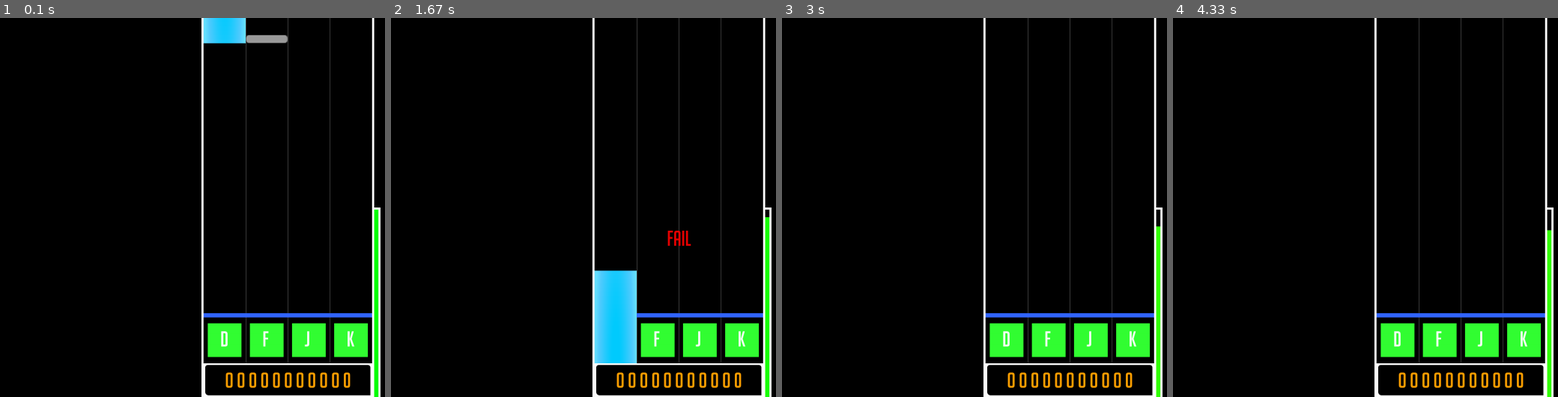
Above: before the commit, frames 1-4 (left to right).
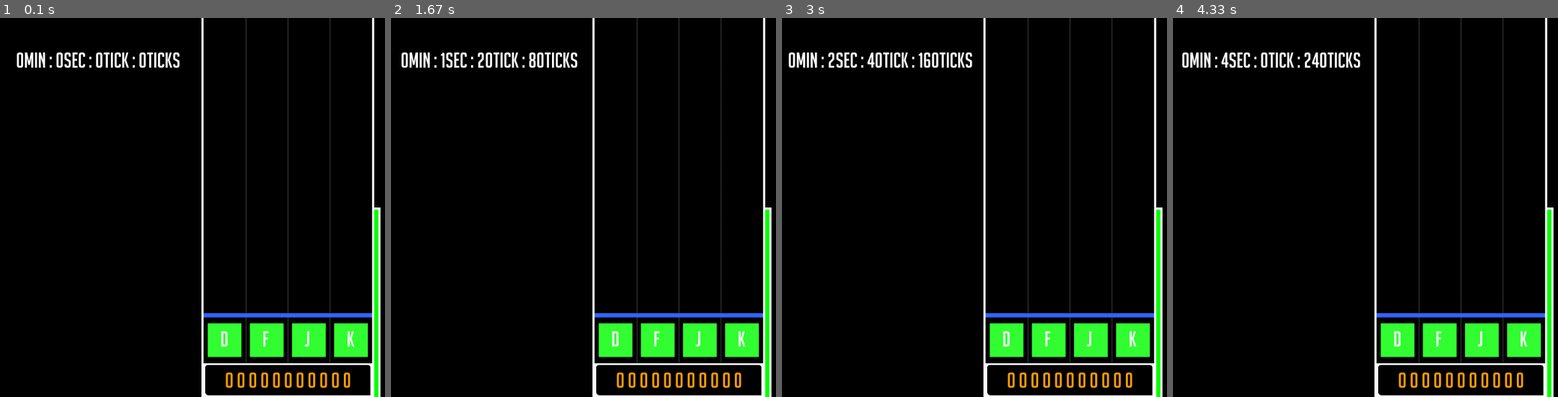
Above: after the commit, the same moments.

Repository: DeltaFrog1407/DELTABEAT
Game: pygame game, started from import pygame.py
The game is run twice, just before and just after one commit, with the same random seed, the same clock (stepped at 60 frames per second) and the same inputs.
Inputs:
- Up to frame 1 (0.1 s): no input
- Up to frame 2 (1.67 s): hold P 0.33-0.8 s; hold M 0.83-1.3 s
- Up to frame 3 (3 s): tap D at 2.33 s
- Up to frame 4 (4.33 s): no input

The runs differ from the first frame. In frame 1, 1.9% of the frame differs, in the area x 4-75%, y 0-14%; in frame 2, 4.0%, in the area x 2-99%, y 9-92%; in frame 3, 1.6%; in frame 4, 1.6%.

Commit message:
리듬게임 만들기 9
타이밍에 맞춰서 노트를 흘려보냅니다.
단, 구조상 pygame에서 프레임 저하가 일어나면 노트가 늦게 내려오는데, 그것을 제어하는 방법을 연구합니다.

Diff:
--- a/import pygame.py
+++ b/import pygame.py
@@ -25,6 +25,8 @@
 FRAME_HEIGHT = 900
 LINE_WIDTH = 5
 KEY_SPACE = 10
+
+
 
 class Note(): # 노트 클래스
     def __init__(self, lane, speed):
@@ -43,7 +45,7 @@
         screen.blit(self.image, self.rect)
 
     def update(self): # 노트 떨어트리기(스피드)
-        self.rect.y += self.speed
+        self.rect.y += (self.speed*FPS/60)
         self.decesion = self.rect.y + 20
 
     def out_of_screen(self): # 노트가 화면 밖에 나갈 때 삭제
@@ -141,8 +143,16 @@
         self.pressed_j = False
         self.pressed_k = False
 
-        self.notes_0.append(Note_long(0, 10, 40))
-        self.notes_1.append(Note(1, 10))
+        music_path = resource_path("Children_Record.wav")
+        pygame.mixer.music.load(music_path)
+        self.music_play = False
+        self.sec = 0
+        self.min = 0
+        self.tick = 0
+        self.ticks = 0
+        self.notes_0.append(Note(0, 15))
+
+
 
     def note_decesion(self, note_ypos, line): # 노트 판정
         self.gap = abs(note_ypos - line) # 노트와 판정선의 차잇값의 절댓값
@@ -185,9 +195,19 @@
 
 
     def run_logic(self):
+
+        if self.music_play == True:
+            self.ticks += 1
+            self.tick += 1
+            if self.tick == 60:
+                self.sec += 1
+                self.tick = 0
+            if self.sec == 60:
+                self.sec = 0
+                self.min += 1
         # 롱노트 D
         for note in self.notes_0:
-            if self.pressed_d == True and note.type == 1 and abs(self.notes_0[0].decesion - FRAME_HEIGHT*7/9 + 5) < 20:
+            if self.pressed_d == True and note.type == 1 and abs(self.notes_0[0].decesion - FRAME_HEIGHT*7/9 + 5) < 40:
                 note.boom()
                 if note.length == 0:
                     del self.notes_0[0]
@@ -214,7 +234,7 @@
                     self.combo = 0
         #롱노트 F
         for note in self.notes_1:
-            if self.pressed_f == True and note.type == 1 and abs(self.notes_1[0].decesion - FRAME_HEIGHT*7/9 + 5) < 20:
+            if self.pressed_f == True and note.type == 1 and abs(self.notes_1[0].decesion - FRAME_HEIGHT*7/9 + 5) < 40:
                 note.boom()
                 if note.length == 0:
                     del self.notes_1[0]
@@ -240,7 +260,7 @@
                     self.combo = 0
         #롱노트 J
         for note in self.notes_2:
-            if self.pressed_j == True and note.type == 1 and abs(self.notes_2[0].decesion - FRAME_HEIGHT*7/9 + 5) < 20:
+            if self.pressed_j == True and note.type == 1 and abs(self.notes_2[0].decesion - FRAME_HEIGHT*7/9 + 5) < 40:
                 note.boom()
                 if note.length == 0:
                     del self.notes_2[0]
@@ -264,10 +284,9 @@
                 self.hp -= 5
                 if self.combo > 0:
                     self.combo = 0
-
         #롱노트 K
         for note in self.notes_3:
-            if self.pressed_k == True and note.type == 1 and abs(self.notes_3[0].decesion - FRAME_HEIGHT*7/9 + 5) < 20:
+            if self.pressed_k == True and note.type == 1 and abs(self.notes_3[0].decesion - FRAME_HEIGHT*7/9 + 5) < 40:
                 note.boom()
                 if note.length == 0:
                     del self.notes_3[0]
@@ -426,6 +445,7 @@
                 self.decesion = False
         # 노트 타격 효과 그리기
         self.effect_group.draw(screen)
+        self.draw_text(screen, "{}min : {}sec : {}tick : {}ticks".format(self.min, self.sec, self.tick, self.ticks), self.font, 450, 100, WHITE)
 
 
     def display_frame(self, screen, keycolor, fontcolor): #게임 프레임 그리기 - 플레이하는 부분
@@ -452,6 +472,11 @@
             if event.type == pygame.QUIT:
                 return True
             if event.type == pygame.KEYDOWN:
+                if event.key == pygame.K_m:
+                    print(self.ticks)
+                if event.key == pygame.K_p:
+                    self.music_play = True
+                    pygame.mixer.music.play(-1)
                 if event.key == pygame.K_d: # d 키를 누름
                     self.press.play(0)
                     self.pressed_d = True
@@ -512,6 +537,59 @@
                     self.pressed_j = False
                 if event.key == pygame.K_k:
                     self.pressed_k = False
+    def put_note_0(self, speed, time, code, long):               # 노트 배치 함수
+        if self.ticks == time - (FRAME_HEIGHT*7/9 + 5)/speed and code == 0:
+            self.notes_0.append(Note(0, speed))
+        if self.ticks == time and code == 1:
+            self.notes_0.append(Note_long(0, speed, long))
+    def put_note_1(self, speed, time, code, long):
+        if self.ticks == time - (FRAME_HEIGHT*7/9 + 5)/speed and code == 0:
+            self.notes_1.append(Note(1, speed))
+        if self.ticks == time and code == 1:
+            self.notes_1.append(Note_long(1, speed, long))
+    def put_note_2(self, speed, time, code, long):
+        if self.ticks == time - (FRAME_HEIGHT*7/9 + 5)/speed and code == 0:
+            self.notes_2.append(Note(2, speed))
+        if self.ticks == time and code == 1:
+            self.notes_2.append(Note_long(2, speed, long))
+    def put_note_3(self, speed, time, code, long):
+        if self.ticks == time - (FRAME_HEIGHT*7/9 + 5)/speed and code == 0:
+            self.notes_3.append(Note(3, speed))
+        if self.ticks == time and code == 1:
+            self.notes_3.append(Note_long(3, speed, long))
+
+    def pos_a(self):                               # 채보 함수
+        self.put_note_0(15, 317, 0, 0)
+        self.put_note_1(15, 456, 0, 0)
+        self.put_note_2(15, 598, 0, 0)
+        self.put_note_3(15, 671, 0, 0)
+        self.put_note_1(15, 739, 0, 0)
+        self.put_note_2(15, 812, 0, 0)
+        self.put_note_3(15, 852, 0, 0)
+        self.put_note_0(15, 880, 0, 0)
+        self.put_note_0(15, 916, 0, 0)
+        self.put_note_0(15, 952, 0, 0)
+        self.put_note_1(15, 982, 0, 0)
+        self.put_note_2(15, 1016, 0, 0)
+        self.put_note_2(15, 1054, 0, 0)
+        self.put_note_3(15, 1088, 0, 0)
+        self.put_note_0(15, 1097, 0, 0)
+        self.put_note_3(15, 1159, 0, 0)
+        self.put_note_0(15, 1191, 0, 0)
+        self.put_note_2(15, 1228, 0, 0)
+        self.put_note_3(15, 1261, 0, 0)
+        self.put_note_1(15, 1295, 0, 0)
+        self.put_note_2(15, 1331, 0, 0)
+        self.put_note_0(15, 1366, 0, 0)
+        self.put_note_3(15, 1402, 0, 0)
+        self.put_note_0(15, 1437, 0, 0)
+        self.put_note_1(15, 1474, 0, 0)
+        self.put_note_1(15, 1506, 0, 0)
+        self.put_note_2(15, 1543, 0, 0)
+        self.put_note_3(15, 1577, 0, 0)
+        self.put_note_1(15, 1585, 0, 0)
+
+
 
 
 def resource_path(relative_path): # 리소스 경로 함수
@@ -522,21 +600,25 @@
     return os.path.join(base_path, relative_path)
 
 def main():
+    global FPS
     pygame.init()
     pygame.display.set_caption("DELTABEAT")
     screen = pygame.display.set_mode((SCREEN_WIDTH, SCREEN_HEIGHT))
     clock = pygame.time.Clock()
     game = Game()
     done = False
-
+    FPS = clock.get_fps()
 
     while not done:
+
         done = game.process_events()
+        game.pos_a()
         game.run_logic()
         game.display_frame(screen, LEAF_GREEN, WHITE)
         game.display_object(screen)
         pygame.display.flip()
         clock.tick(60)
+        print(FPS)
 
     pygame.quit()
 
